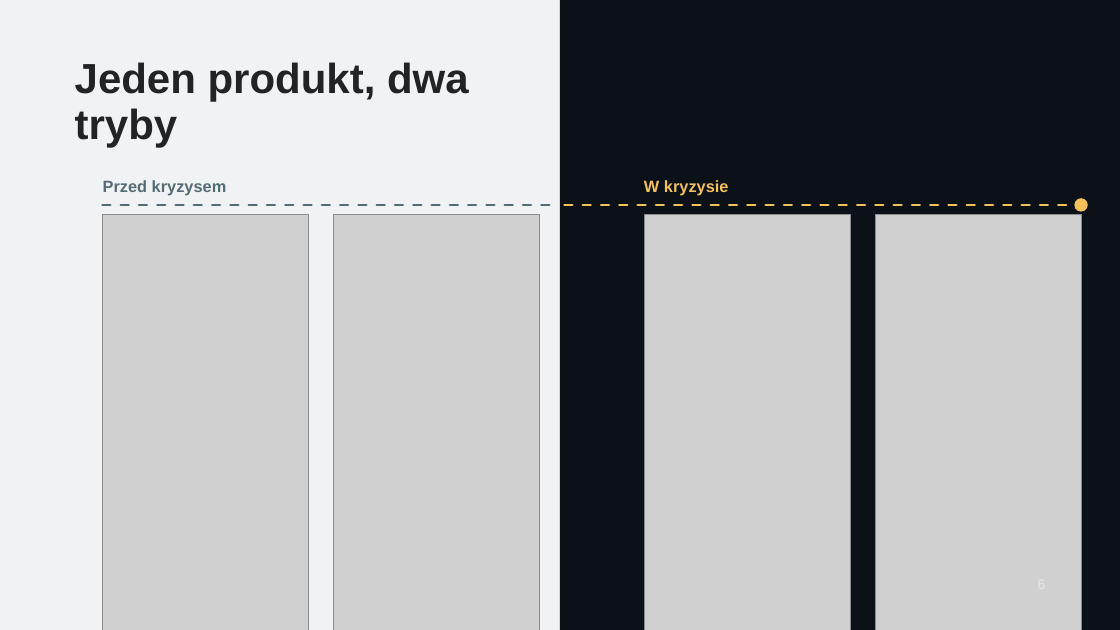
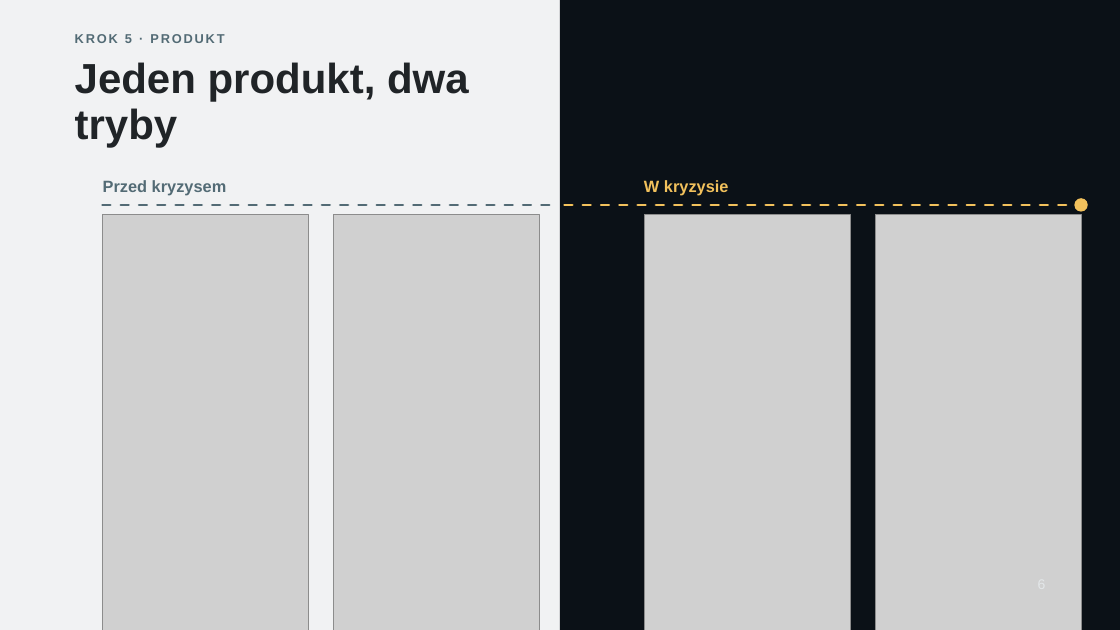
Before and after one commit to jazlik/turbo-defence, a slide deck: slide 6 of context/foundation/prezentacja/W_razie_W_HackYeah_2026_wersja_robocza.pptx. Drawn at 1120x630 pixels with LibreOffice and Linux fonts; fonts in the diff are those of the drawing; grey boxes stand for pictures. Boxes give left, top, right and bottom in pixels: in the first picture for what was removed or moved away, otherwise in the second. Text is boxed around its words. In the diff, an @@ line names an element or a change of style, - is before the commit and + after.

```diff
--- a/context/foundation/prezentacja/W_razie_W_HackYeah_2026_wersja_robocza.pptx
+++ b/context/foundation/prezentacja/W_razie_W_HackYeah_2026_wersja_robocza.pptx
@@ text added at [75, 34, 224, 43], 11 pt, text #536B75, bold @@
+KROK 5 · PRODUKT
```
Also in this commit, not shown: 6 other slides changed, 29 other files.
